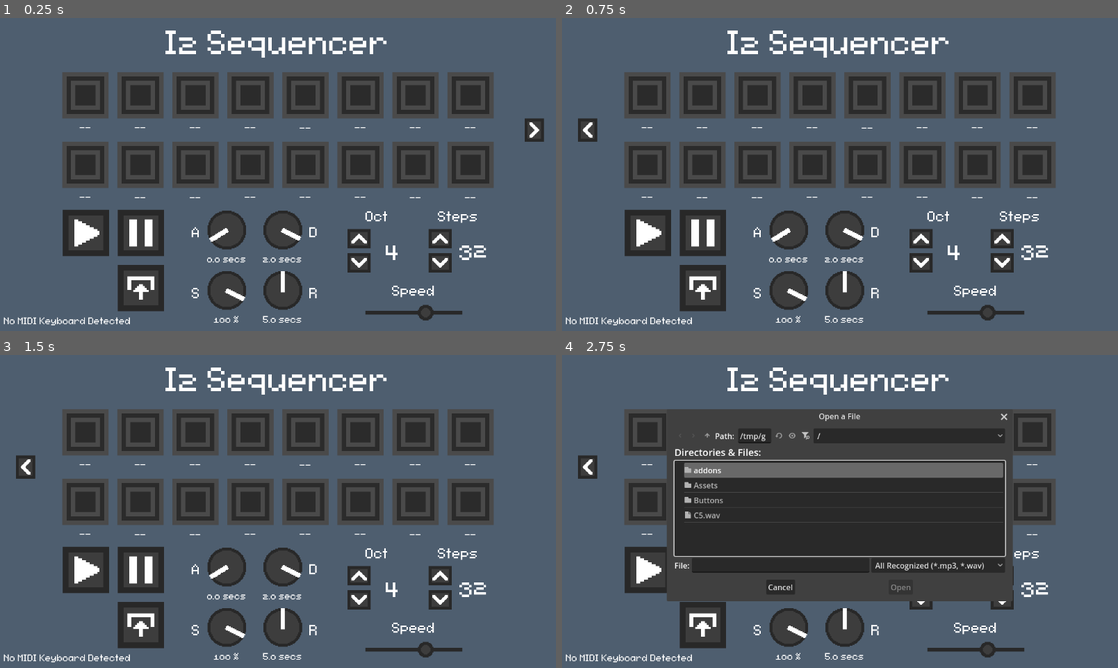
Above: before the commit, frames 1-4 (two rows, left to right).
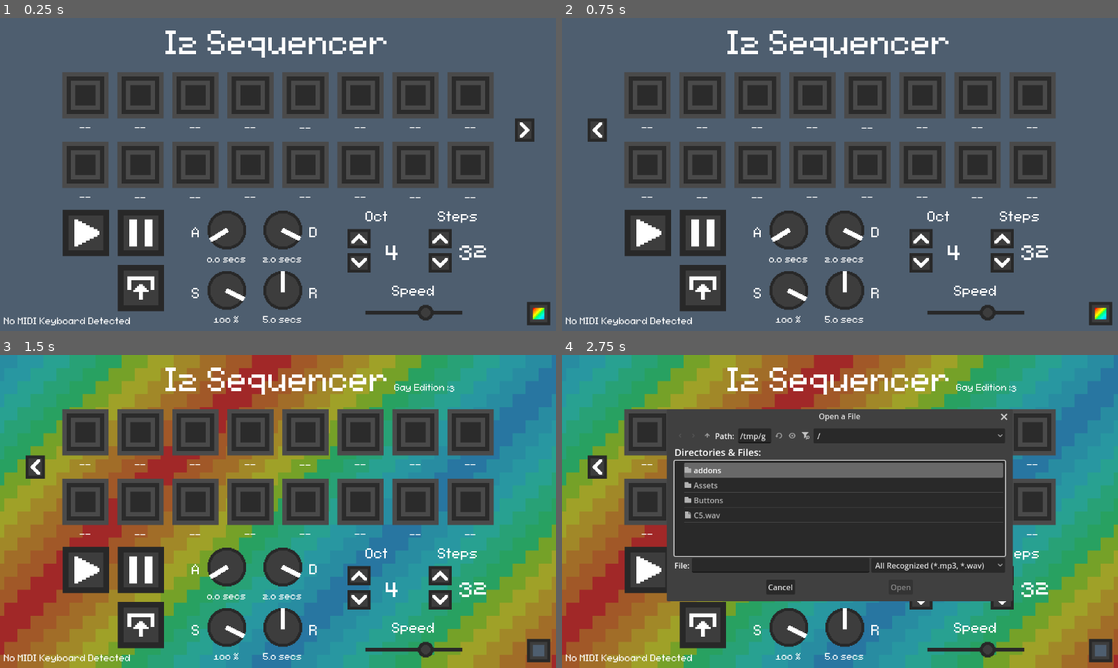
Above: after the commit, the same moments.

Repository: kibbthefox/I2-Sequencer
Game: Godot game, scene res://node_2d.tscn
Two runs of this game, one before a commit and one after it. Both use one fixed random seed, a clock stepped at 60 frames per second and the inputs below.
Inputs (mouse positions are in pixels of both pictures, inside the frame that each line leads up to; where the layout moved, square brackets give the same spot in the first picture):
- Up to frame 1 (0.25 s): no input
- Up to frame 2 (0.75 s): click (1084, 130) [1095, 130] at 0.5 s
- Up to frame 3 (1.5 s): click (539, 649) at 1.27 s
- Up to frame 4 (2.75 s): click (701, 624) at 2 s

The runs differ from the first frame. In frame 1, 0.6% of the frame differs, in the area x 92-99%, y 32-99%; in frame 2, 0.6%; in frame 3, 71%, in the area x 0-100%, y 0-100%; in frame 4, 52%.

Commit message:
Theme Button Update
Added gay theme

Diff:
--- a/Project/node_2d.tscn
+++ b/Project/node_2d.tscn
@@ -1,10 +1,11 @@
-[gd_scene load_steps=75 format=3 uid="uid://dcwopsgo0bylm"]
+[gd_scene load_steps=79 format=3 uid="uid://dcwopsgo0bylm"]
 
 [ext_resource type="Texture2D" uid="uid://8n3w8wobra60" path="res://New Piskel-1.png.png" id="1_4d7sh"]
 [ext_resource type="Script" uid="uid://cj4nuq3kiir86" path="res://Interface.gd" id="1_hqns4"]
 [ext_resource type="FontFile" uid="uid://yopnx4emx1ke" path="res://Assets/Font/fs-pixel-sans-unicode-regular.ttf" id="3_ir8iy"]
 [ext_resource type="AudioStream" uid="uid://cqbs1vucod0io" path="res://C5.wav" id="3_x0ka3"]
 [ext_resource type="Script" uid="uid://dreco3m5753s3" path="res://display.gd" id="4_4d7sh"]
+[ext_resource type="Texture2D" uid="uid://d2tkbxv7h1rlu" path="res://Assets/Theme Buttons/RainbowBG.png" id="4_b8fb0"]
 [ext_resource type="Texture2D" uid="uid://bwklihd7xh43o" path="res://Assets/knob/knob00 copy.png" id="5_3ngjr"]
 [ext_resource type="Texture2D" uid="uid://cdp8aokrn85bc" path="res://Assets/line.png" id="5_fs4d3"]
 [ext_resource type="Texture2D" uid="uid://cfvxh4emh1nk0" path="res://Assets/playpause/playing.png" id="6_0h7mo"]
@@ -52,8 +53,12 @@
 [ext_resource type="Texture2D" uid="uid://da8dbue17b6j" path="res://Assets/knob/knob26 copy.png" id="31_j02gt"]
 [ext_resource type="Texture2D" uid="uid://cuxllue2e61dn" path="res://Assets/knob/knob27 copy.png" id="32_thyvg"]
 [ext_resource type="Script" uid="uid://n1jnkr5au1yk" path="res://knob.gd" id="42_qilgh"]
+[ext_resource type="Texture2D" uid="uid://blyymnbb4njdg" path="res://Assets/Theme Buttons/RainbowButton.png" id="53_2v765"]
+[ext_resource type="Script" uid="uid://dajn7qqw2c01t" path="res://themebutton.gd" id="54_b8fb0"]
 
 [sub_resource type="StyleBoxFlat" id="StyleBoxFlat_qilgh"]
+
+[sub_resource type="StyleBoxFlat" id="StyleBoxFlat_ma08v"]
 
 [sub_resource type="StyleBoxFlat" id="StyleBoxFlat_rjqkl"]
 
@@ -231,6 +236,22 @@
 stream = ExtResource("3_x0ka3")
 
 [node name="DualAudio" type="AudioStreamPlayer" parent="."]
+
+[node name="RainbowBg" type="Sprite2D" parent="."]
+modulate = Color(1, 1, 1, 0.47451)
+position = Vector2(576, 324)
+scale = Vector2(13.5, 13.5)
+texture = ExtResource("4_b8fb0")
+
+[node name="RichTextLabel" type="RichTextLabel" parent="."]
+offset_left = 787.0
+offset_top = 48.0
+offset_right = 974.0
+offset_bottom = 88.0
+theme_override_fonts/normal_font = ExtResource("3_ir8iy")
+theme_override_font_sizes/normal_font_size = 32
+text = "Gay Edition :3"
+horizontal_alignment = 1
 
 [node name="BG Blue" type="Sprite2D" parent="."]
 position = Vector2(577.75, 323.25)
@@ -261,6 +282,18 @@
 icon_alignment = 1
 script = ExtResource("6_4qosj")
 
+[node name="Theme Button" type="Button" parent="."]
+offset_left = 1092.0
+offset_top = 588.0
+offset_right = 1140.0
+offset_bottom = 636.0
+focus_mode = 0
+theme_override_styles/normal = SubResource("StyleBoxFlat_ma08v")
+icon = ExtResource("53_2v765")
+flat = true
+icon_alignment = 1
+script = ExtResource("54_b8fb0")
+
 [node name="Line" type="Sprite2D" parent="."]
 position = Vector2(858, 610)
 scale = Vector2(201, 7.97)
@@ -438,10 +471,10 @@
 icon_alignment = 1
 
 [node name="filedisplay" type="RichTextLabel" parent="."]
-offset_left = 7.0
-offset_top = 5.0
-offset_right = 343.0
-offset_bottom = 45.0
+offset_left = 15.0
+offset_top = 13.0
+offset_right = 337.0
+offset_bottom = 53.0
 theme_override_colors/default_color = Color(1, 1, 1, 1)
 theme_override_fonts/normal_font = ExtResource("3_ir8iy")
 theme_override_font_sizes/normal_font_size = 32
@@ -1010,6 +1043,7 @@
 script = ExtResource("11_hqns4")
 
 [connection signal="pressed" from="pageturner" to="pageturner" method="_on_pressed"]
+[connection signal="pressed" from="Theme Button" to="Theme Button" method="_on_pressed"]
 [connection signal="pressed" from="stepsdown" to="octdisplay" method="_on_stepsdown_pressed"]
 [connection signal="pressed" from="stepsup" to="octdisplay" method="_on_stepsup_pressed"]
 [connection signal="pressed" from="octdown" to="octdisplay" method="_on_octdown_pressed"]
--- a/Project/pageturner.gd
+++ b/Project/pageturner.gd
@@ -9,10 +9,10 @@
 
 func _process(_delta: float) -> void:
 	if GlobalVariable.page == 0:
-		$".".position.x = 1083.0
+		$".".position.x = 1063.0
 		$".".position.y = 212.0
 		$".".rotation = PI / -2
 	if GlobalVariable.page == 1:
-		$".".position.x = 29.0
+		$".".position.x = 49.0
 		$".".position.y = 212.0
 		$".".rotation = PI / 2
--- /dev/null
+++ b/Project/themebutton.gd
@@ -0,0 +1,16 @@
+extends Button
+
+var rgbbg = preload("res://Assets/Theme Buttons/RainbowButton.png")
+var blubg = preload("res://Assets/Theme Buttons/BlueButton.png")
+
+
+
+func _on_pressed() -> void:
+	self.position.x = 1088.0
+	self.position.y = 584.0
+	if self.icon == rgbbg:
+		self.icon = blubg
+		$"../BG Blue".visible = false
+	else:
+		self.icon = rgbbg
+		$"../BG Blue".visible = true
Binary file added: Project/Assets/Theme Buttons/BlueButton.png
Not shown, changed: Project/Assets/Theme Buttons/BlueButton.png.import
Binary file removed: Project/Assets/Theme Buttons/PurpleButton.png
Not shown, added: Project/themebutton.gd.uid
Not shown, changed: README.md
